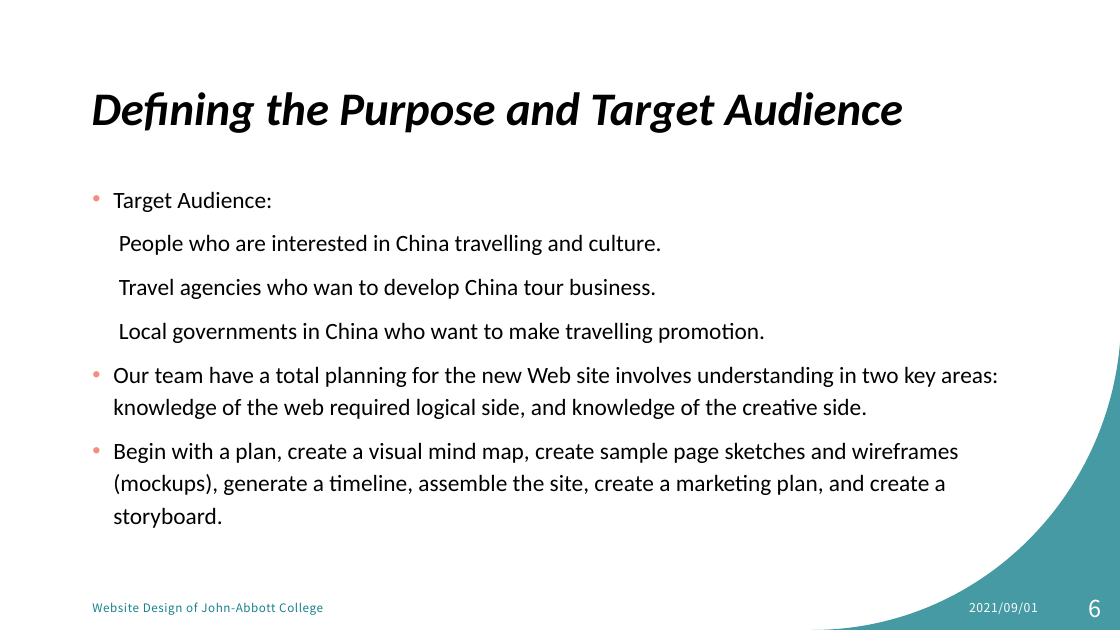
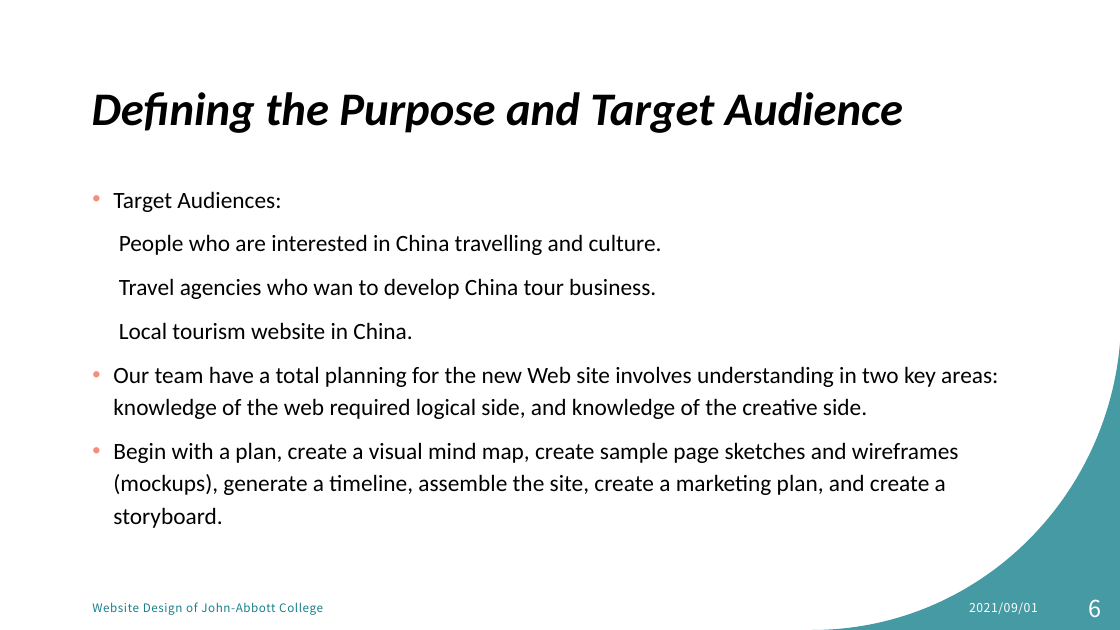
Before and after one commit to MikentGuo/Project_Tour, a slide deck: slide 6 of docs/Website Design for tourist attraction.pptx. Drawn at 1120x630 pixels with LibreOffice and Linux fonts; fonts in the diff are those of the drawing. Boxes give left, top, right and bottom in pixels: in the first picture for what was removed or moved away, otherwise in the second. Text is boxed around its words. In the diff, an @@ line names an element or a change of style, - is before the commit and + after.

Commit message:
update ppt

```diff
--- a/docs/Website Design for tourist attraction.pptx
+++ b/docs/Website Design for tourist attraction.pptx
@@ text at box(113, 191, 281, 212): text changed @@
-• Target Audience:
+• Target Audiences:
@@ text at box(119, 322, 412, 339): text changed @@
-Local governments in China who want to make travelling promotion.
+Local tourism website in China.
```
